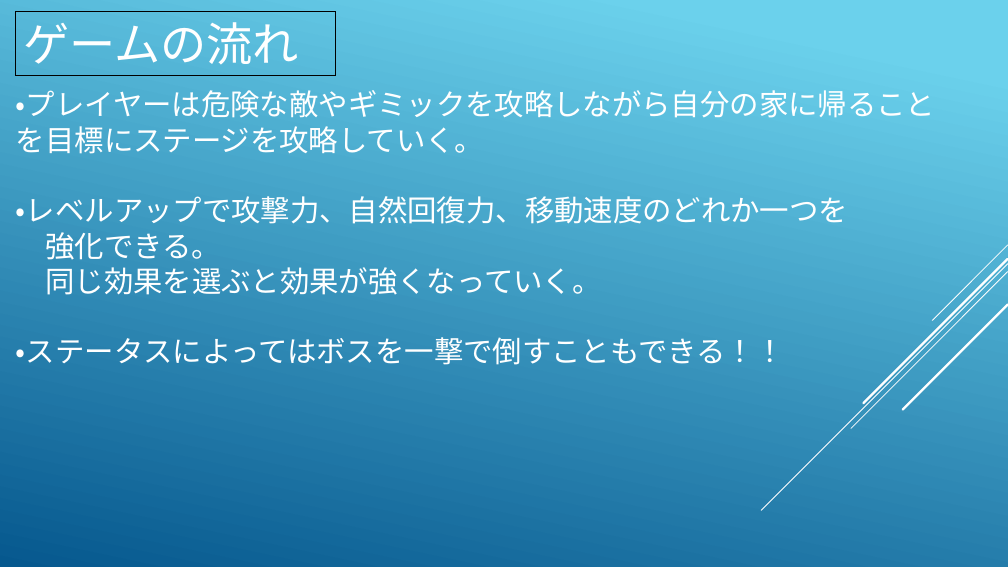
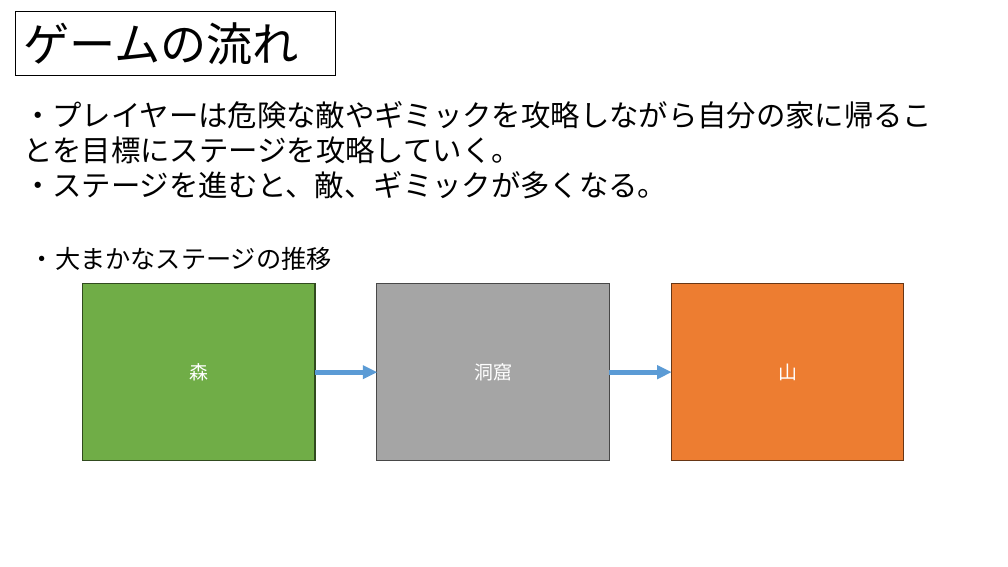
Before and after one commit to KawanoTakumi/2B-Team, a slide deck: slide 3 of Back To Home.pptx. Drawn at 1008x567 pixels with LibreOffice and Linux fonts; fonts in the diff are those of the drawing. Boxes give left, top, right and bottom in pixels: in the first picture for what was removed or moved away, otherwise in the second. Text is boxed around its words. In the diff, an @@ line names an element or a change of style, - is before the commit and + after.

```diff
--- a/Back To Home.pptx
+++ b/Back To Home.pptx
@@ background gradient #6ED2EB to #06588E to #FFFFFF @@
@@ rectangle "ゲームの流れ" at [16,12,335,76]: font TeX Gyre Adventor to Noto Sans CJK JP, text colour #FFFFFF to #000000 @@
@@ text "・プレイヤーは危険な敵やギミックを攻略しながら自分の家に帰ることを目標にステージを攻略していく。": place and size @@
-text "・プレイヤーは危険な敵やギミックを攻略しながら自分の家に帰ることを目標にステージを攻略していく。" at [16,90,935,365]
+text "・プレイヤーは危険な敵やギミックを攻略しながら自分の家に帰ることを目標にステージを攻略していく。" at [23,101,932,199]
@@ text at [23,101,932,164]: font TeX Gyre Adventor to Noto Sans CJK JP, text colour #FFFFFF to #000000 in "・プレイヤーは危険な敵やギミックを攻略しながら自分の家に帰ることを目標にステージを攻略していく。" @@
@@ text at [23,171,667,199]: text changed; font TeX Gyre Adventor to Noto Sans CJK JP; text colour #FFFFFF to #000000 @@
-・レベルアップで攻撃力、自然回復力、移動速度のどれか一つを
-強化できる。
-同じ効果を選ぶと効果が強くなっていく。
-・ステータスによってはボスを一撃で倒すこともできる！！
+・ステージを進むと、敵、ギミックが多くなる。
@@ text added at [30,247,332,270], 24 pt, text #000000 @@
+・大まかなステージの推移
@@ rectangle added at [82,284,315,461], fill #70AD47, outline #314C1F 1 pt, 18 pt, text #FFFFFF @@
+森
@@ rectangle added at [377,284,610,461], fill #A5A5A5, outline #484848 1 pt, 18 pt, text #FFFFFF @@
+洞窟
@@ rectangle added at [671,284,904,461], fill #ED7D31, outline #683715 1 pt, 18 pt, text #FFFFFF @@
+山
@@ group removed at [761,245,1008,510]: 5 lines @@
@@ arrow added from (315, 372) to (377, 372), #5B9BD5 4.5 pt @@
@@ arrow added from (609, 372) to (671, 372), #5B9BD5 4.5 pt @@
```
Also in this commit, not shown: 6 other slides changed.
